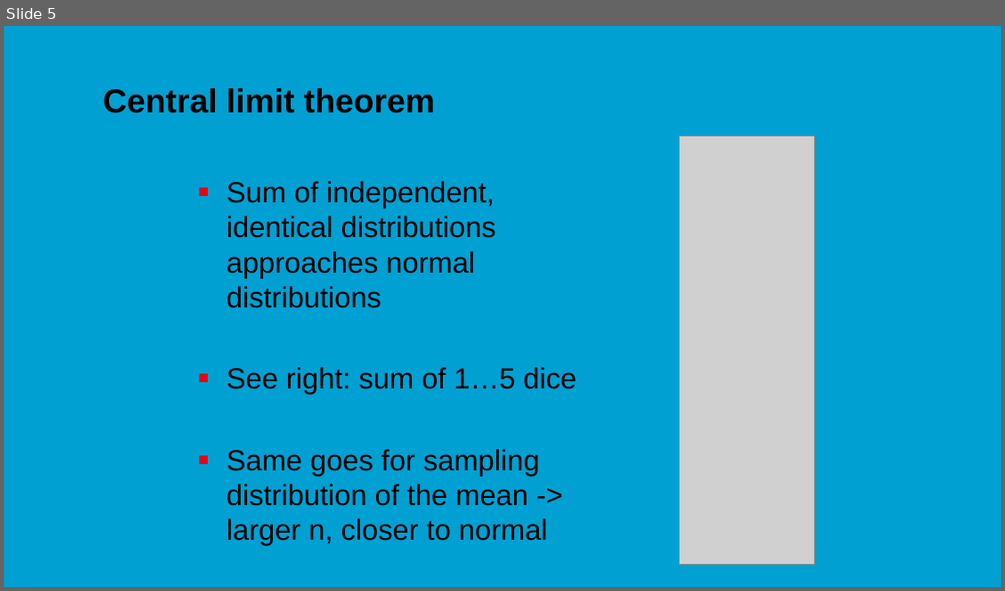
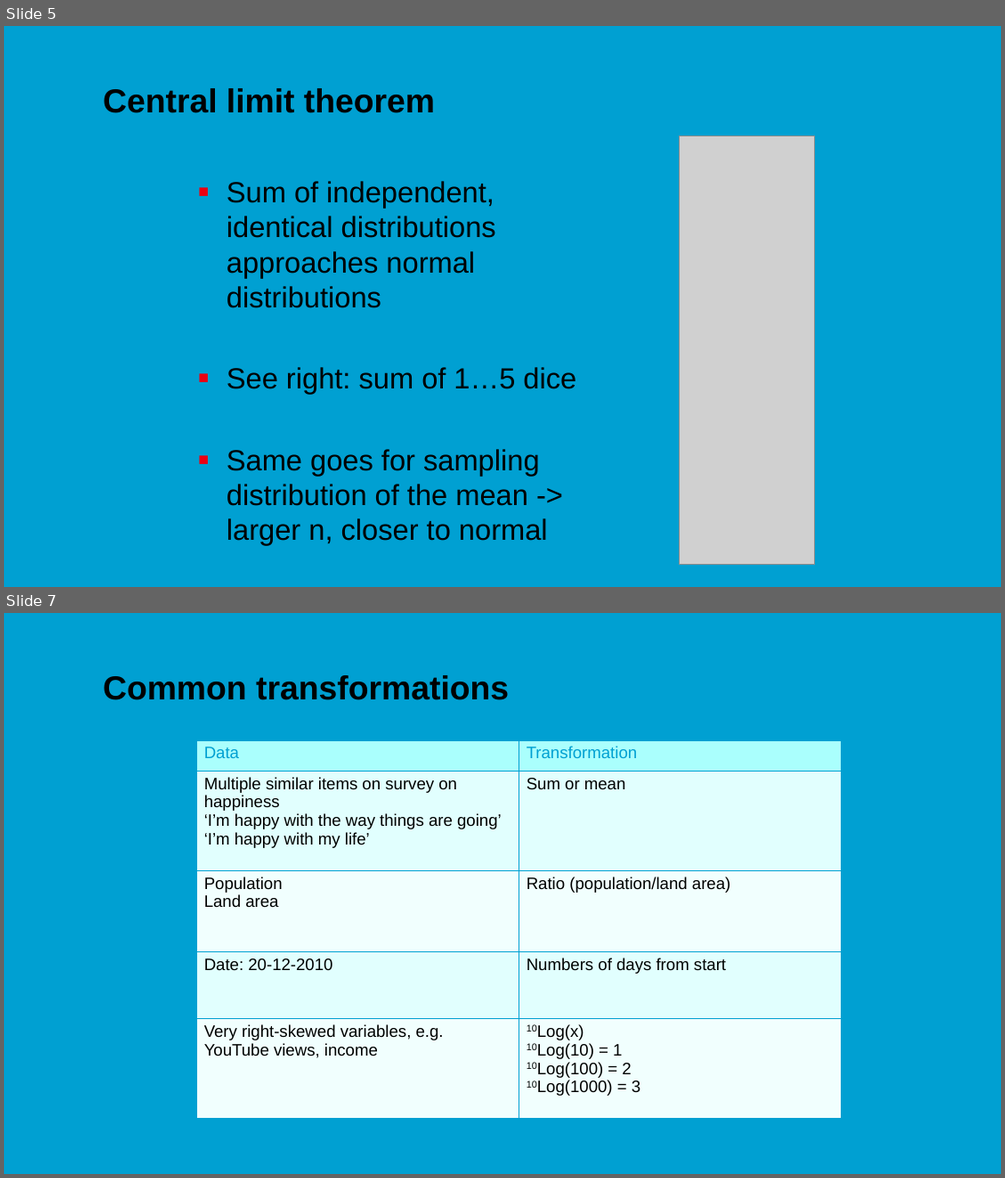
Before and after one commit to jonasmoons/data-driven-learning, a slide deck: slides/slides left out.pptx. Shown one above the other, each under a label of ours: slide 5 before the commit, slides 5 and 7 after it; the slides between them are not shown. The pictures are 1005x591 and 1005x1178 pixels, drawn with LibreOffice and Linux fonts; fonts in the diff are those of the drawing; grey boxes stand for pictures; background and template pictures are left out. Boxes give left, top, right and bottom in pixels: in the first picture for what was removed or moved away, otherwise in the second. Text is boxed around its words. In the diff, an @@ line names an element or a change of style, - is before the commit and + after.

```diff
--- a/slides/slides left out.pptx
+++ b/slides/slides left out.pptx
@@ slide 7 added at <box>4,613,1001,1174</box>, background picture (left out) @@
@@ title added at <box>103,675,509,700</box>, 32 pt, text #000000, bold @@
+Common transformations
@@ table added at <box>197,740,841,1140</box>, 5 rows, 2 columns @@
+Data | Transformation
+Multiple similar items on survey on happiness / ‘I’m happy with the way things are going’ / ‘I’m happy with my life’ | Sum or mean
+Population / Land area | Ratio (population/land area)
+Date: 20-12-2010 | Numbers of days from start
+Very right-skewed variables, e.g. YouTube views, income | 10Log(x) / 10Log(10) = 1 / 10Log(100) = 2 / 10Log(1000) = 3
```
Also in this commit, not shown: 11 other files.
